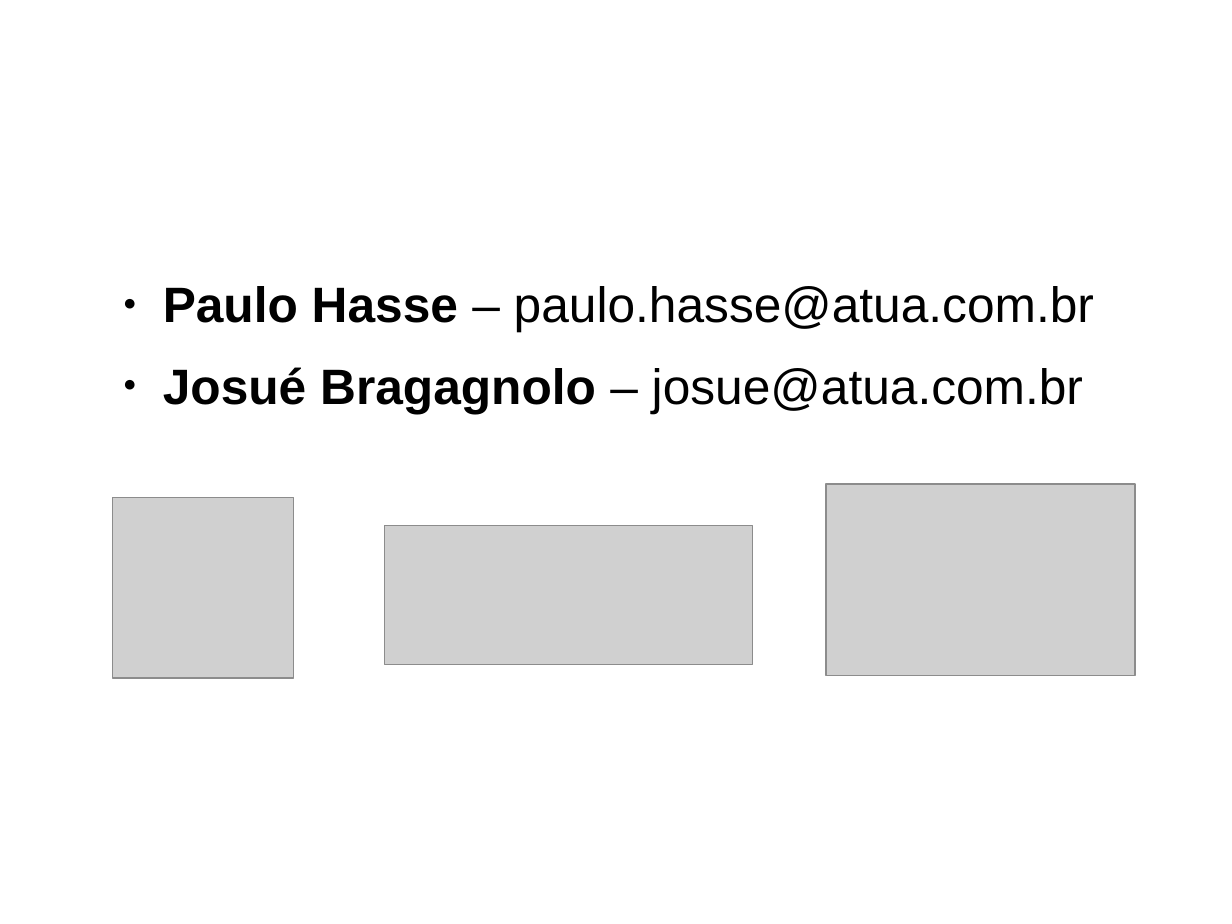
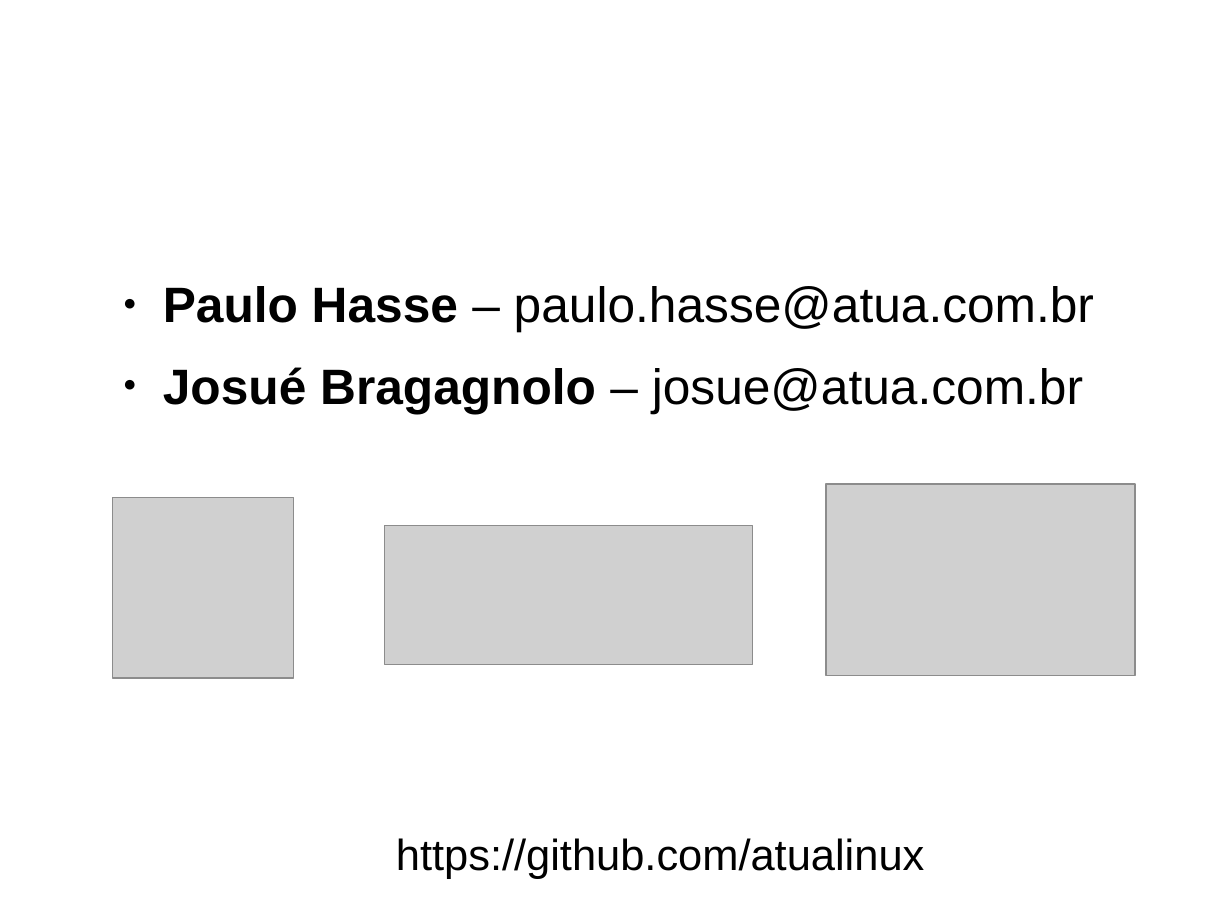
Before and after one commit to atualinux/zabbix, a slide deck: slide 2 of Atua_Zabbix_v1.odp. Drawn at 1232x924 pixels with LibreOffice and Linux fonts; fonts in the diff are those of the drawing; grey boxes stand for pictures; background and template pictures are left out. Boxes give left, top, right and bottom in pixels: in the first picture for what was removed or moved away, otherwise in the second. Text is boxed around its words. In the diff, an @@ line names an element or a change of style, - is before the commit and + after.

```diff
--- a/Atua_Zabbix_v1.odp
+++ b/Atua_Zabbix_v1.odp
@@ text added at <box>396,838,924,879</box>, 28 pt, text #000000 @@
+  https://github.com/atualinux
```
Also in this commit, not shown: 2 other slides changed, 3 slides added, 1 other file.
